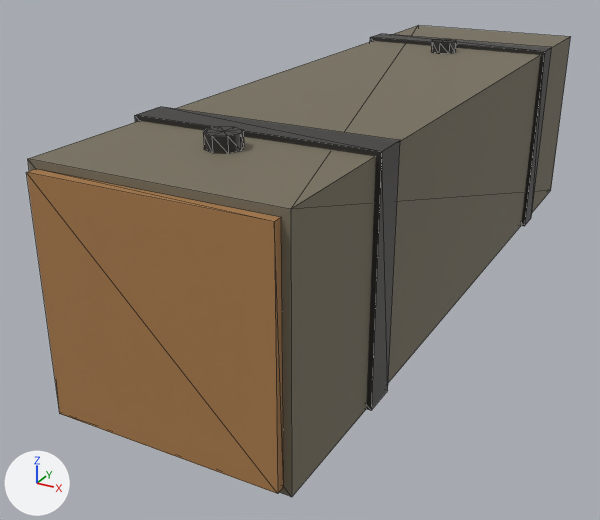
An edit to the glTF model packages/client/public/props/timber_baulk.glb, drawn before and after from the same camera.
Rendered twice from a 50 mm camera at (0.787, -1.83, 0.901) aimed at (-0.127, -0.168, 0.07). Arrows for +X, +Y and +Z are at lower left; the lights stay in place. The picture after the commit comes second. Mesh edges are drawn as thin lines. Where no turn or scale is listed for an object, it has been applied to the vertices. Vertices at exactly the same position are counted once.

Objects in the first picture: 'timber_baulk'.
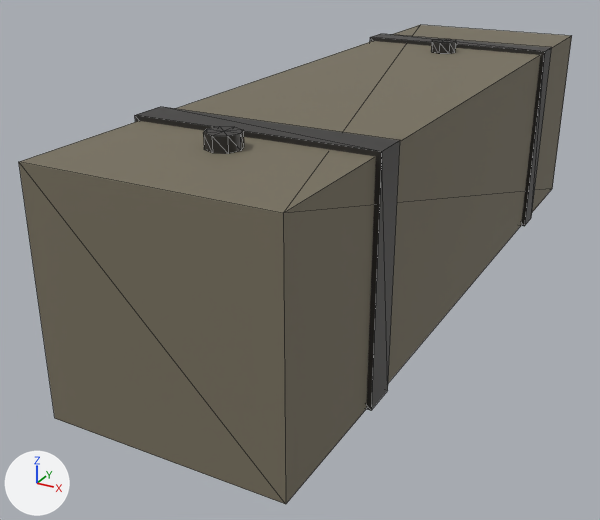
Where the change shows, as pixel boxes (x1, y1, x2, y2) in the pictures (600 x 520 px; the box of a moved part takes in the faces that stretch with it):
'timber_baulk', reshaped
    before: (27, 25, 570, 497)
    after: (19, 25, 572, 504)
part 1 of me_timber_baulk, deleted (brown)
    before: (27, 169, 284, 494)
part 2 of me_timber_baulk, moved or reshaped
    before: (28, 25, 570, 497)
    after: (19, 25, 572, 504)

The change, as a diff of the scene's bpy script:
```diff
--- a/packages/client/public/props/timber_baulk.glb.py
+++ b/packages/client/public/props/timber_baulk.glb.py
@@ me_timber_baulk @@
 # used by ob_timber_baulk; location = (0.0, 0.0, 0.0)
 # verts and faces of me_timber_baulk; kept vertices keep their numbers, new ones are numbered from 76
 # before: 52 (0.25, 0.88, 0.0) at pixel (550, 190), 53 (0.25, 0.88, 0.5) at pixel (570, 36), 54 (0.25, -0.88, 0.5) at pixel (290, 209), 55 (0.25, -0.88, 0.0) at pixel (291, 497), 56 (-0.25, -0.88, 0.0) at pixel (62, 413)
 # before: 57 (-0.25, -0.88, 0.5) at pixel (27, 158), 58 (-0.25, 0.88, 0.5) at pixel (418, 25), 59 (-0.25, 0.88, 0.0)
-me_timber_baulk.from_pydata(...)  # 76 vertices, 124 faces; spans x -0.26..0.26, y -0.9..0.9, z 0.0..0.53
+me_timber_baulk.from_pydata(...)  # 60 vertices, 100 faces; spans x -0.26..0.26, y -0.9..0.9, z 0.0..0.53
+# me_timber_baulk part 1: the loose piece of 8 vertices spanning x -0.23..0.23, y -0.9..-0.88, z 0.01..0.49 is deleted
+# me_timber_baulk part 2
+for i in [52, 53, 58, 59]: verts[i] += (0.0, 0.02, 0.0)
+for i in [*range(54, 58)]: verts[i] += (0.0, -0.02, 0.0)
+# other edits to the shape of me_timber_baulk do not show in these pictures
 me_timber_baulk.materials.append(mat_iron_metal)
 me_timber_baulk.materials.append(mat_woodgrey_wood)
-me_timber_baulk.materials.append(mat_woodlight_wood)  # brown #a87b4b
```
